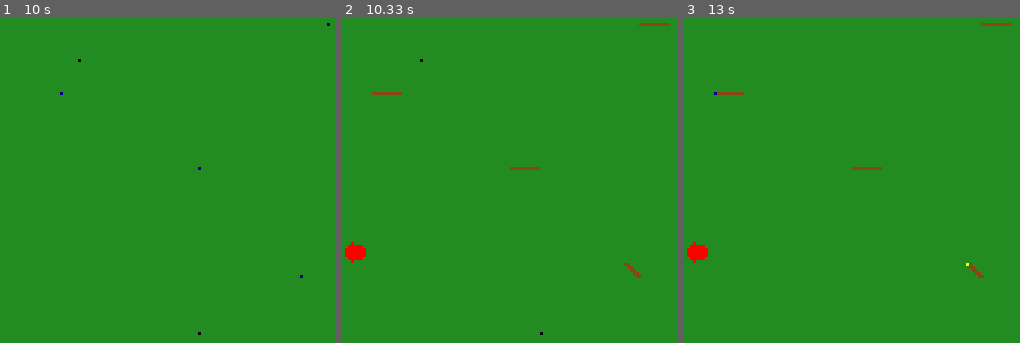
Above: before the commit, frames 1-3 (left to right).
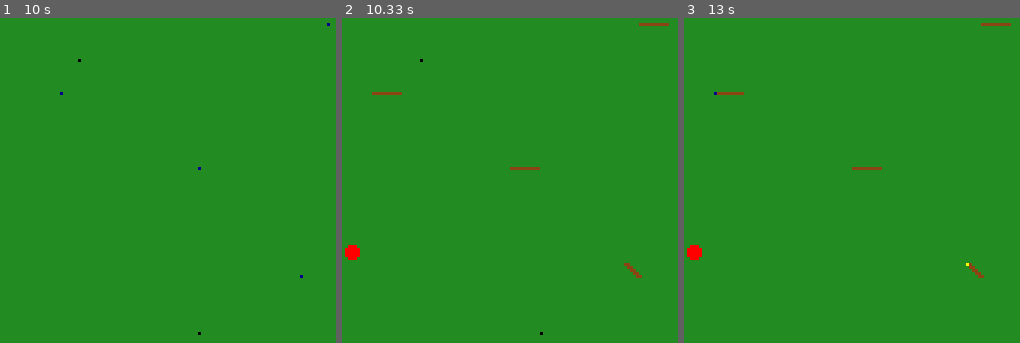
Above: after the commit, the same moments.

Repository: markus-brln/BachelorThesisForestFireControl
Game: pygame game, started from gui/main.py
Two runs of this game, one before a commit and one after it. Both use one fixed random seed, a clock stepped at 60 frames per second and the inputs below.
Inputs (mouse positions are % of the whole screen's width and height, from its top left):
- Up to frame 1 (10 s): tap Space at 0.33 s; click (21, 47) at 0.82 s; move the mouse to (14, 88) at 1.1 s; click (14, 88) at 1.37 s; move the mouse to (62, 22) at 1.77 s; click (62, 22) at 2.12 s; move the mouse to (42, 10) at 2.6 s; click (42, 10) at 3 s; move the mouse to (19, 28) at 3.53 s; click (19, 28) at 3.97 s; move the mouse to (28, 45) at 4.53 s; click (28, 45) at 5 s; move the mouse to (38, 64) at 5.6 s; click (38, 64) at 6.08 s; move the mouse to (23, 89) at 6.7 s; click (23, 89) at 7.2 s; move the mouse to (29, 9) at 7.83 s; click (29, 9) at 8.33 s; move the mouse to (80, 64) at 8.97 s; click (80, 64) at 9.48 s
- Up to frame 2 (10.33 s): move the mouse to (85, 22) at 10.17 s; tap Space at 10.2 s
- Up to frame 3 (13 s): click (85, 22) at 10.68 s; move the mouse to (33, 30) at 11.33 s; tap Space at 11.37 s; click (33, 30) at 11.85 s; move the mouse to (87, 92) at 12.47 s; click (87, 92) at 12.98 s
The pictures show only the part of the screen within x 50-100%, y 16-66%; the shares and areas given below are measured in that part.

Frame 1 is identical in both runs. In frame 2, 0.1% of the frame differs, in the area x 2-8%, y 68-76%; in frame 3, 0.1%.

Commit message:
created wind dynamics

Diff:
--- a/gui/Model/node.py
+++ b/gui/Model/node.py
@@ -1,6 +1,6 @@
 from enum import Enum, IntEnum
 from Model.direction import Direction
-
+import numpy as np
 import random
 
 random.seed(0)
@@ -52,7 +52,7 @@
 
   def set_default_properties(self):
     if self.type == NodeType.GRASS:
-      self.default_props = {"fuel": 15 - self.windspeed, "temp": 0, "ign_thres": self.windspeed}
+      self.default_props = {"fuel": 15, "temp": 0, "ign_thres":3.5}
     if self.type == NodeType.WATER:
       self.default_props = {"fuel": 0, "temp": 0, "ign_thres": float("inf")}
 
@@ -84,10 +84,12 @@
       if neighbour is not None:
         heat_spread = 1 #TODO Stochastic?
         if Direction.is_opposite(direction, self.wind_dir):
-          heat_spread /= 1.5
+          heat_spread /= (1 + (self.windspeed / 5))
         elif direction == self.wind_dir:
-          heat_spread *= 2
-
+          if(self.windspeed > 0):
+            heat_spread *= 1 + np.log(self.windspeed)
+          else:
+            heat_spread = 1
         neighbour.heat_up(heat_spread)
 
 
--- a/gui/main.py
+++ b/gui/main.py
@@ -21,7 +21,7 @@
   nr_of_agents = 10
   agentRadius = 50
   block_size_in_pixels = int(880 / size)
-  windspeed = 2.5
+  windspeed = 0
 
 
   # Initialization
